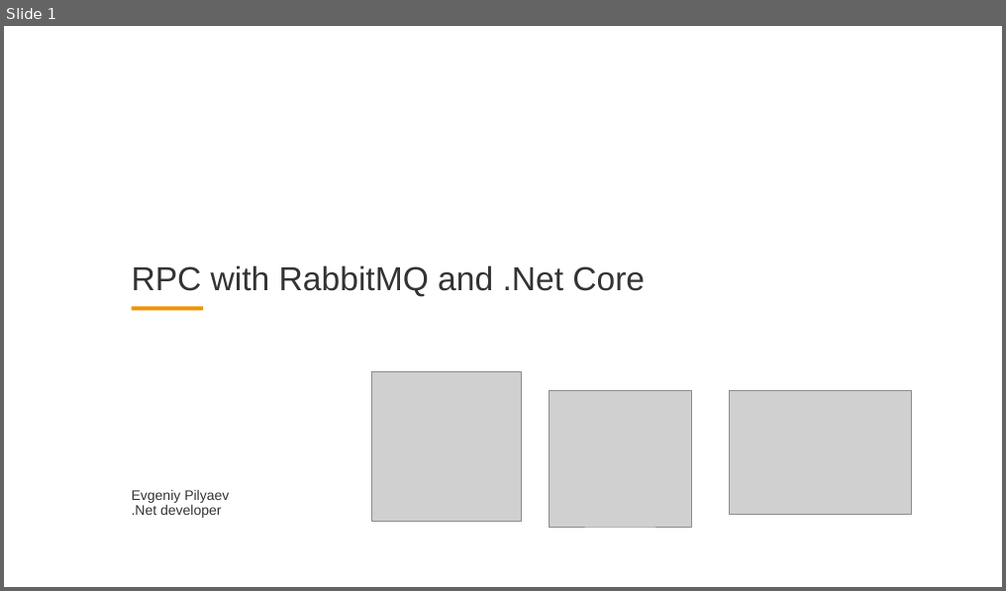
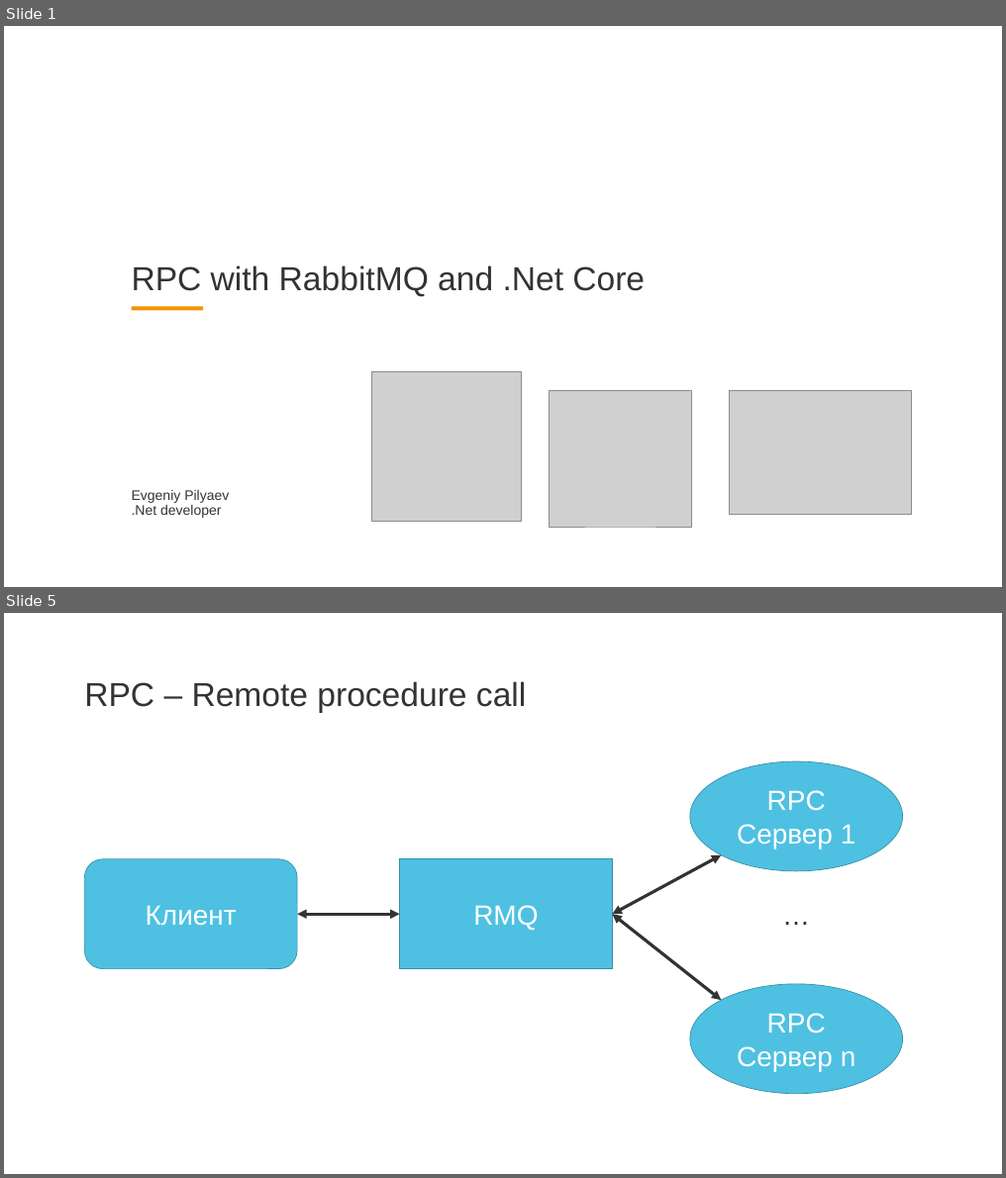
Before and after one commit to EPilyaev/RabbitMQNetCore, a slide deck: RMQ_RPC.pptm. Shown one above the other, each under a label of ours: slide 1 before the commit, slides 1 and 5 after it; the slides between them are not shown. The pictures are 1006x591 and 1006x1178 pixels, drawn with LibreOffice and Linux fonts; fonts in the diff are those of the drawing; grey boxes stand for pictures; background and template pictures are left out. Boxes give left, top, right and bottom in pixels: in the first picture for what was removed or moved away, otherwise in the second. Text is boxed around its words. In the diff, an @@ line names an element or a change of style, - is before the commit and + after.

```diff
--- a/RMQ_RPC.pptm
+++ b/RMQ_RPC.pptm
@@ slide 5 added at <box>4,613,1002,1174</box>, background #FFFFFF @@
@@ title added at <box>84,681,526,712</box>, 48 pt, text #333332 @@
+RPC – Remote procedure call
@@ ellipse added at <box>690,761,903,871</box>, fill #4EC1E2, outline #3A8FA7 1 pt, 40 pt, text #FFFFFF @@
+RPC Сервер 1
@@ rounded rectangle added at <box>84,860,297,969</box>, fill #4EC1E2, outline #3A8FA7 1 pt, 40 pt, text #FFFFFF @@
+Клиент
@@ rectangle added at <box>400,860,612,969</box>, fill #4EC1E2, outline #3A8FA7 1 pt, 40 pt, text #FFFFFF @@
+RMQ
@@ double arrow added from (612, 914) to (721, 856), #333332 4.5 pt @@
@@ text added at <box>777,895,815,934</box>, 40 pt, text #333332 @@
+…
@@ elbow double arrow added from (297, 914) to (400, 914), #333332 4.5 pt @@
@@ double arrow added from (612, 914) to (721, 1000), #333332 4.5 pt @@
@@ ellipse added at <box>690,984,903,1094</box>, fill #4EC1E2, outline #3A8FA7 1 pt, 40 pt, text #FFFFFF @@
+RPC Сервер n
```
Also in this commit, not shown: 1 slide changed, 7 other slides added.
